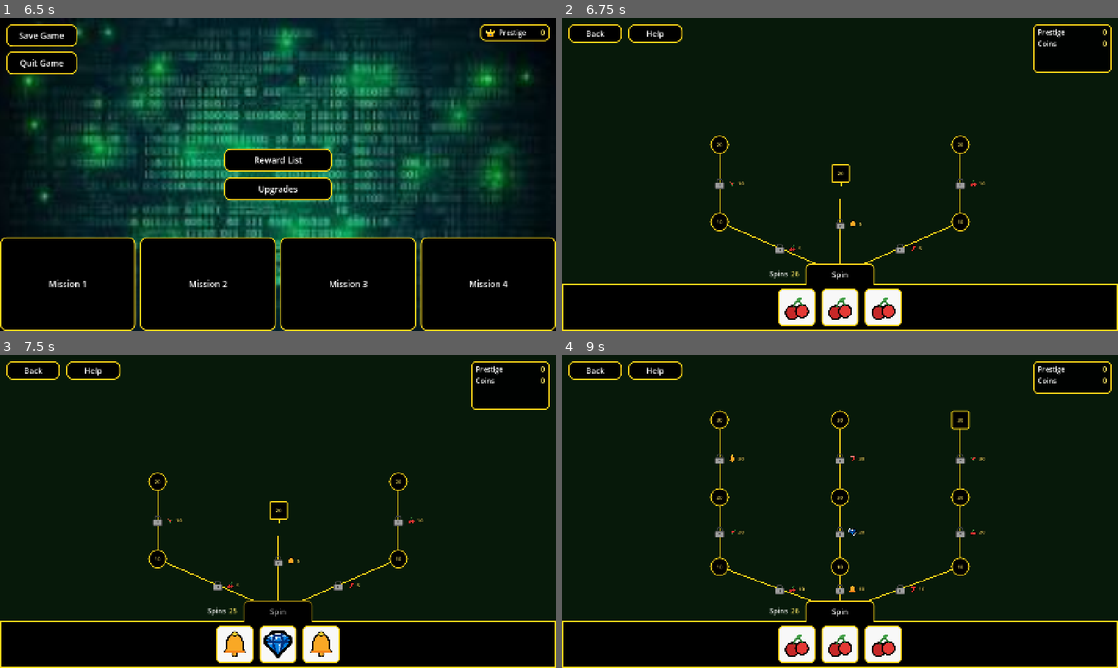
Above: before the commit, frames 1-4 (two rows, left to right).
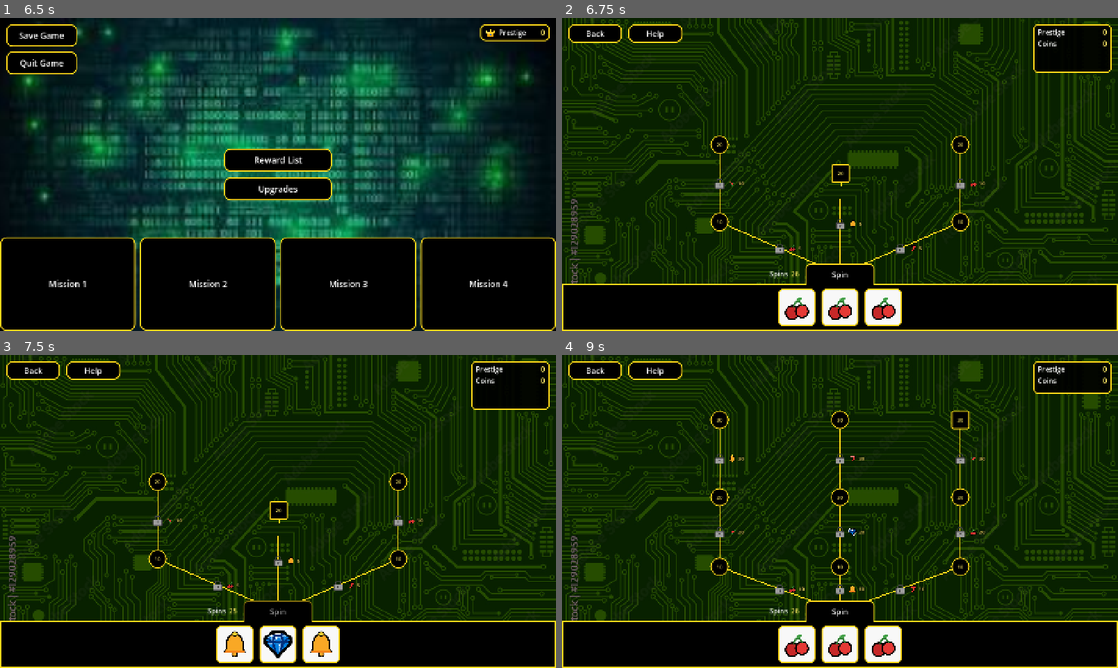
Above: after the commit, the same moments.

Repository: SorenKronborg/CasinoSlots
Game: Godot game, scene res://features/menu/main_menu.tscn
Two runs of this game, one before a commit and one after it. Both use one fixed random seed, a clock stepped at 60 frames per second and the inputs below.
Inputs (mouse positions are in pixels of both pictures, inside the frame that each line leads up to):
- Up to frame 1 (6.5 s): click "New Game" at 0.5 s; click "Reward List" at 1.25 s; click "Back" at 2 s; click "Upgrades" at 2.75 s; click (166, 121) at 3.52 s; click (161, 205) at 4.27 s; click (166, 121) at 5.02 s; click "Back" at 5.75 s
- Up to frame 2 (6.75 s): click "Mission 1" at 6.5 s
- Up to frame 3 (7.5 s): click "Spin" at 7.25 s
- Up to frame 4 (9 s): click "Back" at 8 s; click "Mission 2" at 8.75 s

Frame 1 is identical in both runs. In frame 2, 20% of the frame differs, in the area x 0-100%, y 0-85%; in frame 3, 20%; in frame 4, 20%.

Commit message:
added background

Diff:
--- a/features/levels/base_level.tscn
+++ b/features/levels/base_level.tscn
@@ -6,6 +6,7 @@
 [ext_resource type="PackedScene" path="res://features/graph/resource_token.tscn" id="4_heart"]
 [ext_resource type="Texture2D" path="res://assets/icons/heart.png" id="5_heart"]
 [ext_resource type="AudioStream" path="res://assets/audio/coin.wav" id="6_coin"]
+[ext_resource type="Texture2D" path="res://assets/background/background3.jpg" id="7_bg"]
 
 [sub_resource type="StyleBoxFlat" id="StyleBoxFlat_normal"]
 bg_color = Color(0, 0, 0, 1)
@@ -114,15 +115,18 @@
 heart_icon = ExtResource("5_heart")
 idle_game_scene_path = "res://features/game_idle/idle_game_scene.tscn"
 
-[node name="Background" type="ColorRect" parent="."]
-layout_mode = 1
-anchors_preset = 15
-anchor_right = 1.0
-anchor_bottom = 1.0
-grow_horizontal = 2
-grow_vertical = 2
-mouse_filter = 2
-color = Color(0.03, 0.1, 0.04, 1)
+[node name="Background" type="TextureRect" parent="."]
+modulate = Color(0.58, 0.46, 0.54, 1)
+layout_mode = 1
+anchors_preset = 15
+anchor_right = 1.0
+anchor_bottom = 1.0
+grow_horizontal = 2
+grow_vertical = 2
+mouse_filter = 2
+texture = ExtResource("7_bg")
+expand_mode = 1
+stretch_mode = 6
 
 [node name="Layout" type="VBoxContainer" parent="."]
 layout_mode = 1
Binary file added: assets/background/background3.jpg
Not shown, added: assets/background/background3.jpg.import
Not shown: 1 places in features/levels/base_level.tscn that only renumber resources
Not shown, added: assets/.DS_Store
